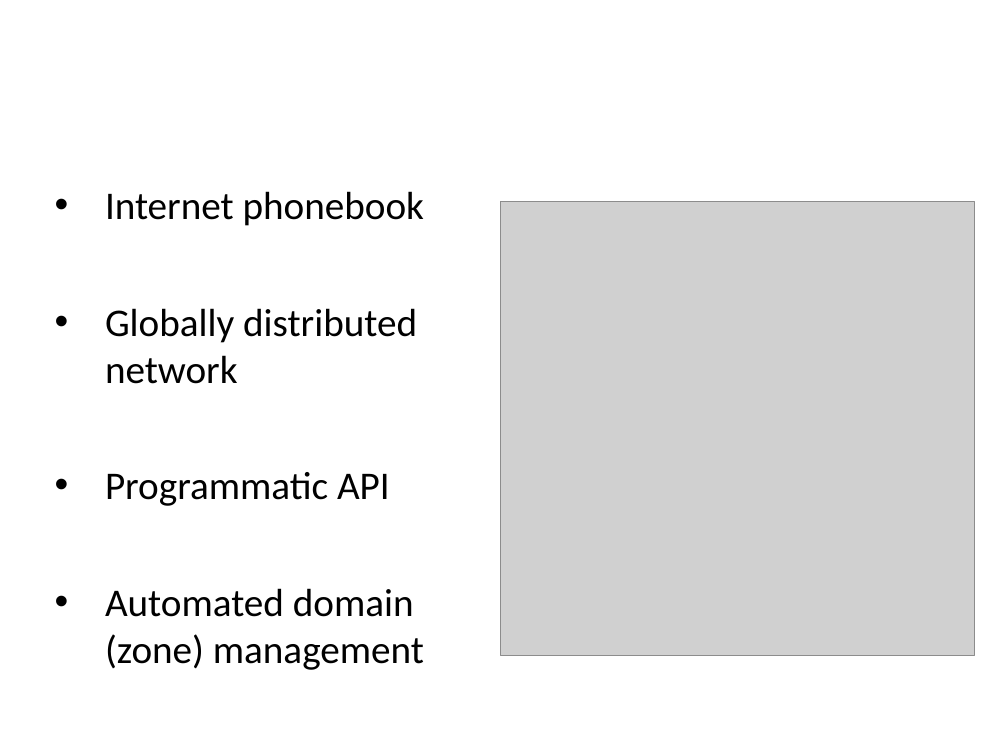
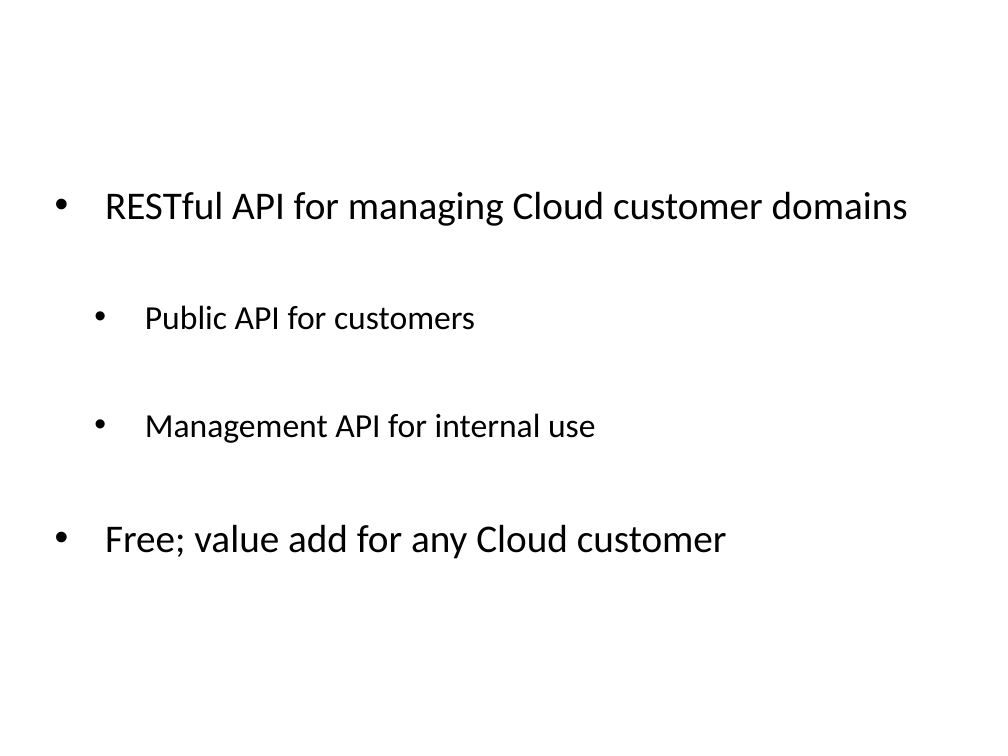
Before and after one commit to rackerlabs/docs-cloud-dns, a slide deck: slide 3 of techtalk/CloudDNS-TechTalkTemplate.pptx. Drawn at 1008x756 pixels with LibreOffice and Linux fonts; fonts in the diff are those of the drawing; grey boxes stand for pictures; background and template pictures are left out. Boxes give left, top, right and bottom in pixels: in the first picture for what was removed or moved away, otherwise in the second. Text is boxed around its words. In the diff, an @@ line names an element or a change of style, - is before the commit and + after.

```diff
--- a/techtalk/CloudDNS-TechTalkTemplate.pptx
+++ b/techtalk/CloudDNS-TechTalkTemplate.pptx
@@ text at <box>105,191,908,559</box>: text changed @@
-• Internet phonebook
-• Globally distributed network
-• Programmatic API
-• Automated domain (zone) management
+• RESTful API for managing Cloud customer domains
+  • Public API for customers
+  • Management API for internal use
+• Free; value add for any Cloud customer
@@ picture removed at <box>500,202,974,655</box> @@
```
Also in this commit, not shown: 6 other slides changed, 1 slide added, 3 slides removed.
